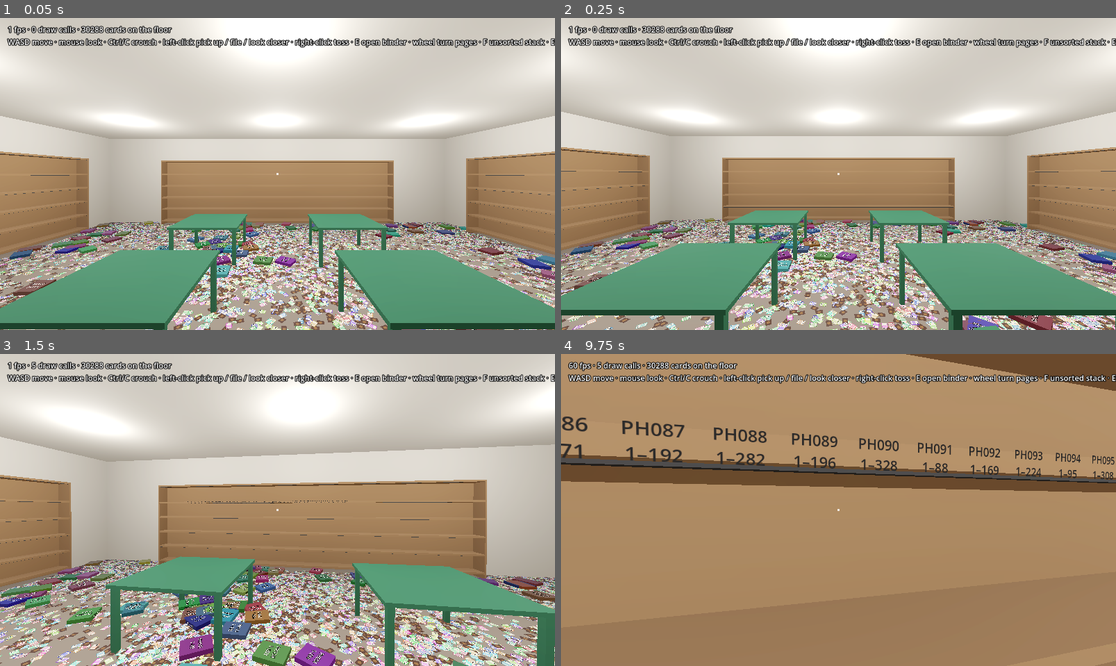
Above: before the commit, frames 1-4 (two rows, left to right).
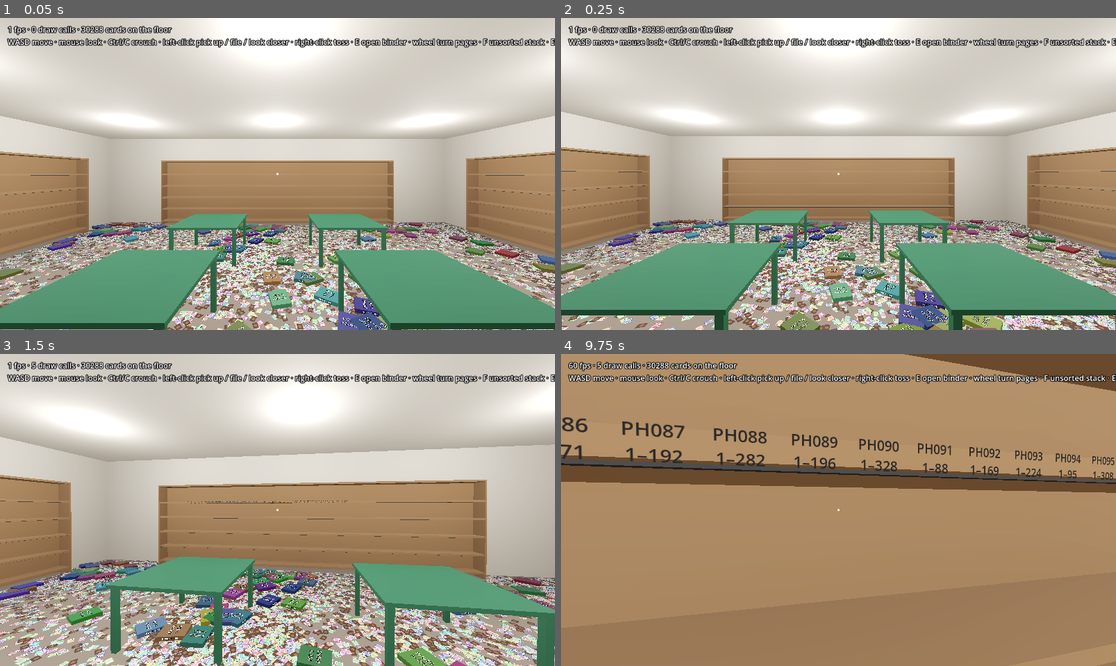
Above: after the commit, the same moments.

Repository: brian-kujawski/cracknstack
Game: Godot game, scene res://scenes/main.tscn
Two runs of this game, one before a commit and one after it. Both use one fixed random seed, a clock stepped at 60 frames per second and the inputs below.
Inputs (mouse positions are in pixels of both pictures, inside the frame that each line leads up to):
- Up to frame 1 (0.05 s): no input
- Up to frame 2 (0.25 s): no input
- Up to frame 3 (1.5 s): tap Enter at 0.5 s; move the mouse to (305, 510) at 0.52 s; hold Ctrl (crouch) 0.53-1.28 s; hold W (move_forward) from 0.53 s (still down); click (305, 510) at 0.67 s; move the mouse to (249, 510) at 1.27 s; tap Mouse wheel down (flip_next) at 1.35 s
- Up to frame 4 (9.75 s): move the mouse to (849, 503) at 2.02 s; hold Mouse wheel up (flip_previous) 2.03-2.78 s; move the mouse to (832, 516) at 2.77 s; tap E (interact) at 2.85, 8.85 s; click (832, 516) at 2.92 s; tap Space at 3.5, 5, 8.75 s; move the mouse to (877, 513) at 3.52 s; hold F (stack_card) 3.53-4.28 s; tap Enter at 4.25, 5.75 s; move the mouse to (794, 506) at 4.27 s; right-click (794, 506) at 4.35 s; move the mouse to (844, 510) at 5.02 s; press the mouse at (844, 510) at 5.03 s; move the mouse to (816, 503) at 5.77 s; release W (move_forward) at 5.78 s; release the mouse at (816, 503) at 5.78 s; hold D (move_right) 5.78-6.53 s; tap C at 5.85 s; move the mouse to (866, 510) at 6.52 s; hold Ctrl (crouch) 6.53-7.28 s; hold W (move_forward) 6.53-8.78 s; move the mouse to (810, 510) at 7.27 s; tap Mouse wheel down (flip_next) at 7.35 s; click (810, 510) at 7.42 s; move the mouse to (849, 503) at 8.02 s; hold Mouse wheel up (flip_previous) 8.03-8.78 s; move the mouse to (832, 516) at 8.77 s; hold A (move_left) 8.78-9.53 s; move the mouse to (877, 513) at 9.52 s; hold W (move_forward) from 9.53 s (still down); hold F (stack_card) from 9.53 s (still down); click (877, 513) at 9.67 s

The runs differ from the first frame. In frame 1, 13% of the frame differs, in the area x 0-100%, y 65-100%; in frame 2, 14%; in frame 3, 18%; in frame 4, 2.0%.

Commit message:
Keep cards and binders clear of walls, shelves and table legs
Everything on the floor is now checked by its whole footprint, not its
centre (PileGenerator.footprint_clear, a separating-axis test against each
obstacle rectangle and the walls):

- spawning: cards and binders are only scattered onto clear spots; binders
  get room to open where they lie;
- tossing: a tossed card bounces softly off walls and furniture (it looks
  half a card ahead, so its edge bounces, not its centre), and PileWorld.drop
  moves anything landing in a bad spot to the nearest clear one;
- setting down: binders and new unsorted stacks on the floor are nudged
  clear the same way; gap fill skips a slide that would end in an obstacle.

Table legs are now obstacles; the space under a table top stays open.

Co-Authored-By: Claude Opus 5.5 (1M context) <noreply@anthropic.com>
Claude-Session: https://claude.ai/code/session_01XriCK6nwsqt65rJRbfvyZg

Diff:
--- a/scripts/binders/binder.gd
+++ b/scripts/binders/binder.gd
@@ -20,6 +20,9 @@
 ## Page and pocket grid, in metres (keep in step with binder_page.gdshader).
 const PAGE := Vector2(0.24, 0.31)
 const CELL := Vector2(0.074, 0.099)
+## Half the floor footprint when open (two covers side by side). Binders are
+## only put down where there's room for this, so they can always be opened.
+const OPEN_HALF_FOOTPRINT := Vector2(COVER.x, COVER.y / 2)
 ## Height of the page surface when the binder lies open.
 const OPEN_HEIGHT := 0.012
 const CLOSE_AFTER_COMPLETE := 1.2
--- a/scripts/main.gd
+++ b/scripts/main.gd
@@ -17,7 +17,7 @@
 func _ready() -> void:
 	var started := Time.get_ticks_msec()
 	_pile.build(_store.floor_bounds(), _store.obstacles, PILE_SEED)
-	_pile.spawn_binders(_store.obstacles, PILE_SEED)
+	_pile.spawn_binders(PILE_SEED)
 	print("Pile built: %d cards in %d ms" % [CardDatabase.card_count(), Time.get_ticks_msec() - started])
 	_hands.pile = _pile
 	_hands.held_changed.connect(_on_held_changed)
--- a/scripts/pile/pile_generator.gd
+++ b/scripts/pile/pile_generator.gd
@@ -6,11 +6,20 @@
 ## About half the cards land in heaps (where boxes and binders spilled);
 ## the rest spread out following a noise field with a bonus near walls, so
 ## the floor gets deep drifts and thin patches instead of an even carpet.
+##
+## Every placement is checked against the whole footprint, not just its
+## centre: nothing may poke into a wall, a shelf or a table leg. The same
+## check (footprint_clear, nearest_clear) is used whenever anything is put
+## down later.
 
 const MAX_TRIES := 40
 const HEAP_SHARE := 0.5
 const HEAP_COUNT := 8
 const HEAP_RADIUS := Vector2(0.6, 1.3)
+## How far nearest_clear() looks for a clear spot, and in what steps.
+const SEARCH_RADIUS := 1.5
+const SEARCH_STEP := 0.02
+const SEARCH_ANGLES := 16
 
 
 class Placement:
@@ -19,7 +28,10 @@
 	var face_up: bool
 
 
-static func scatter(count: int, bounds: Rect2, obstacles: Array[Rect2], random_seed: int) -> Array[Placement]:
+## Places `count` things with footprint half-size `half_size` (a card by
+## default) inside `bounds`, each clear of every rectangle in `obstacles`.
+static func scatter(count: int, bounds: Rect2, obstacles: Array[Rect2], random_seed: int,
+		half_size := PileWorld.CARD_SIZE / 2) -> Array[Placement]:
 	var rng := RandomNumberGenerator.new()
 	rng.seed = random_seed
 	var noise := FastNoiseLite.new()
@@ -27,27 +39,29 @@
 	noise.frequency = 0.22
 	var heaps: Array[Vector3] = [] # x, z, radius
 	for h in HEAP_COUNT:
-		var center := _sample_position(rng, noise, bounds, obstacles)
+		var center := _sample_position(rng, noise, bounds, obstacles, half_size, 0.0)
 		heaps.append(Vector3(center.x, center.y, rng.randf_range(HEAP_RADIUS.x, HEAP_RADIUS.y)))
 	var placements: Array[Placement] = []
 	placements.resize(count)
 	for i in count:
 		var placement := Placement.new()
+		placement.rotation = rng.randf() * TAU
 		if rng.randf() < HEAP_SHARE:
-			placement.position = _sample_heap(rng, heaps[rng.randi_range(0, heaps.size() - 1)], bounds, obstacles)
+			placement.position = _sample_heap(rng, heaps[rng.randi_range(0, heaps.size() - 1)], bounds, obstacles,
+				half_size, placement.rotation)
 		else:
-			placement.position = _sample_position(rng, noise, bounds, obstacles)
-		placement.rotation = rng.randf() * TAU
+			placement.position = _sample_position(rng, noise, bounds, obstacles, half_size, placement.rotation)
 		placement.face_up = rng.randf() < 0.7
 		placements[i] = placement
 	return placements
 
 
-static func _sample_position(rng: RandomNumberGenerator, noise: FastNoiseLite, bounds: Rect2, obstacles: Array[Rect2]) -> Vector2:
-	var fallback := bounds.get_center()
+static func _sample_position(rng: RandomNumberGenerator, noise: FastNoiseLite, bounds: Rect2, obstacles: Array[Rect2],
+		half_size: Vector2, rotation_y: float) -> Vector2:
+	var fallback := nearest_clear(bounds.get_center(), half_size, rotation_y, bounds, obstacles)
 	for attempt in MAX_TRIES:
 		var p := Vector2(rng.randf_range(bounds.position.x, bounds.end.x), rng.randf_range(bounds.position.y, bounds.end.y))
-		if _blocked(p, obstacles):
+		if not footprint_clear(p, half_size, rotation_y, bounds, obstacles):
 			continue
 		fallback = p
 		var clump := pow(noise.get_noise_2d(p.x, p.y) * 0.5 + 0.5, 3.0)
@@ -59,16 +73,51 @@
 
 
 ## A point scattered around a heap centre, densest in the middle.
-static func _sample_heap(rng: RandomNumberGenerator, heap: Vector3, bounds: Rect2, obstacles: Array[Rect2]) -> Vector2:
+static func _sample_heap(rng: RandomNumberGenerator, heap: Vector3, bounds: Rect2, obstacles: Array[Rect2],
+		half_size: Vector2, rotation_y: float) -> Vector2:
 	for attempt in MAX_TRIES:
 		var p := Vector2(heap.x, heap.y) + Vector2(rng.randfn(0.0, heap.z * 0.5), rng.randfn(0.0, heap.z * 0.5))
-		if bounds.has_point(p) and not _blocked(p, obstacles):
+		if footprint_clear(p, half_size, rotation_y, bounds, obstacles):
 			return p
-	return Vector2(heap.x, heap.y)
+	return nearest_clear(Vector2(heap.x, heap.y), half_size, rotation_y, bounds, obstacles)
 
 
-static func _blocked(p: Vector2, obstacles: Array[Rect2]) -> bool:
+## True if a rectangle (centre p, half size, turned by rotation_y the same
+## way as PileWorld's cards) lies wholly inside `bounds` and overlaps none of
+## `obstacles`.
+static func footprint_clear(p: Vector2, half_size: Vector2, rotation_y: float, bounds: Rect2, obstacles: Array[Rect2]) -> bool:
+	# The footprint's own axes, as in PileWorld._rotated().
+	var u := Vector2(cos(rotation_y), -sin(rotation_y))
+	var v := Vector2(sin(rotation_y), cos(rotation_y))
+	var reach := Vector2(absf(u.x) * half_size.x + absf(v.x) * half_size.y, absf(u.y) * half_size.x + absf(v.y) * half_size.y)
+	if p.x - reach.x < bounds.position.x or p.x + reach.x > bounds.end.x \
+			or p.y - reach.y < bounds.position.y or p.y + reach.y > bounds.end.y:
+		return false
 	for rect in obstacles:
-		if rect.has_point(p):
-			return true
-	return false
+		var half := rect.size / 2
+		var d := rect.get_center() - p
+		# Separating axes: the world axes, then the footprint's own two.
+		if absf(d.x) >= reach.x + half.x or absf(d.y) >= reach.y + half.y:
+			continue
+		if absf(d.dot(u)) >= half_size.x + absf(u.x) * half.x + absf(u.y) * half.y:
+			continue
+		if absf(d.dot(v)) >= half_size.y + absf(v.x) * half.x + absf(v.y) * half.y:
+			continue
+		return false
+	return true
+
+
+## The clear spot closest to p for this footprint (p itself if it's clear),
+## searched in rings out to SEARCH_RADIUS. Falls back to p if nothing nearby
+## is clear.
+static func nearest_clear(p: Vector2, half_size: Vector2, rotation_y: float, bounds: Rect2, obstacles: Array[Rect2]) -> Vector2:
+	if footprint_clear(p, half_size, rotation_y, bounds, obstacles):
+		return p
+	for ring in range(1, int(SEARCH_RADIUS / SEARCH_STEP) + 1):
+		var radius := ring * SEARCH_STEP
+		for a in SEARCH_ANGLES:
+			var q := p + Vector2.from_angle(TAU * a / SEARCH_ANGLES) * radius
+			if footprint_clear(q, half_size, rotation_y, bounds, obstacles):
+				return q
+	push_warning("PileGenerator: no clear spot within %.1f m of %s" % [SEARCH_RADIUS, p])
+	return p
--- a/scripts/pile/pile_world.gd
+++ b/scripts/pile/pile_world.gd
@@ -26,6 +26,8 @@
 enum State { ON_FLOOR, HELD }
 
 var bounds: Rect2
+## Floor footprints nothing may overlap (walls are the edge of `bounds`).
+var obstacles: Array[Rect2] = []
 ## Every binder in the store, in shelf order (wherever each one is now).
 var binders: Array[Binder] = []
 
@@ -63,8 +65,9 @@
 
 ## Scatters every card in the database over `floor_bounds`, avoiding the
 ## footprints in `obstacles`. Binders are placed separately by spawn_binders().
-func build(floor_bounds: Rect2, obstacles: Array[Rect2], random_seed: int) -> void:
+func build(floor_bounds: Rect2, floor_obstacles: Array[Rect2], random_seed: int) -> void:
 	bounds = floor_bounds
+	obstacles = floor_obstacles
 	var count := CardDatabase.card_count()
 	_allocate(count)
 	_build_set_lookup()
@@ -86,10 +89,11 @@
 		_rebuild_chunk(c)
 
 
-## Lays each binder volume closed somewhere on top of the pile.
-func spawn_binders(obstacles: Array[Rect2], random_seed: int) -> void:
+## Lays each binder volume closed somewhere on top of the pile, with room to
+## open it where it lies.
+func spawn_binders(random_seed: int) -> void:
 	var ranges := CardDatabase.all_binders()
-	var placements := PileGenerator.scatter(ranges.size(), bounds, obstacles, random_seed + 2)
+	var placements := PileGenerator.scatter(ranges.size(), bounds, obstacles, random_seed + 2, Binder.OPEN_HALF_FOOTPRINT)
 	for i in ranges.size():
 		var binder := Binder.new()
 		binder.setup(ranges[i], CardDatabase.get_set(ranges[i].set_code).accent_color, self)
@@ -145,7 +149,7 @@
 	if _states[id] != State.HELD:
 		return
 	_states[id] = State.ON_FLOOR
-	var p := Vector2(clampf(point.x, bounds.position.x, bounds.end.x), clampf(point.z, bounds.position.y, bounds.end.y))
+	var p := clear_point(Vector2(point.x, point.z), CARD_SIZE / 2, rotation_y)
 	_face_up[id] = 1 if face_up else 0
 	_put_on_floor(id, p, rotation_y)
 	_rebuild_chunk(_chunk_of[id])
@@ -160,6 +164,12 @@
 		_update_instance_custom(previous)
 	if id >= 0:
 		_update_instance_custom(id)
+
+
+## The nearest floor point to p where a footprint (half size, turned by
+## rotation_y) is inside the walls and clear of every obstacle.
+func clear_point(p: Vector2, half_size: Vector2, rotation_y: float) -> Vector2:
+	return PileGenerator.nearest_clear(p, half_size, rotation_y, bounds, obstacles)
 
 
 ## Top of the stack at a floor point (used to rest binders and dropped cards).
@@ -214,7 +224,8 @@
 	for id in neighbours.slice(0, GAP_FILL_MAX_CARDS):
 		var from := _positions[id]
 		var to := from.lerp(Vector3(gap.x, from.y, gap.y), GAP_FILL_PULL)
-		_slides[id] = {"from": from, "to": to, "t": 0.0}
+		if PileGenerator.footprint_clear(Vector2(to.x, to.z), CARD_SIZE / 2, _rotations[id], bounds, obstacles):
+			_slides[id] = {"from": from, "to": to, "t": 0.0}
 
 
 func _allocate(count: int) -> void:
--- a/scripts/pile/tossed_card.gd
+++ b/scripts/pile/tossed_card.gd
@@ -2,12 +2,18 @@
 extends MeshInstance3D
 ## A card the player tossed: a short scripted arc that tumbles mostly end over end
 ## and lands on the pile. Not a physics body (the pile stays klunky): it
-## integrates its own gentle arc, stops dead against anything it hits, and
+## integrates its own gentle arc, bounces softly off walls and furniture, and
 ## when it reaches the top of the pile it hands itself back to PileWorld,
-## face up or down depending on how it landed.
+## face up or down depending on how it landed. PileWorld nudges it clear of
+## anything solid as it lands, so a card never ends up poking into a wall.
 
 const GRAVITY := 9.8
 const AIR_DRAG := 1.2 # per second, horizontal only; keeps the toss soft
+## Share of horizontal speed kept after bouncing off a wall.
+const BOUNCE := 0.35
+## Look this far past the card's centre for walls (half a card's diagonal),
+## so its edge, not its centre, is what bounces.
+const EDGE_REACH := 0.055
 
 var card_id: int
 var pile: PileWorld
@@ -40,18 +46,23 @@
 	velocity.z = horizontal.y
 	var to := from + velocity * delta
 
-	# Anything solid in the way (wall, shelf, table) stops the card's forward
-	# travel; it just drops from there.
-	var query := PhysicsRayQueryParameters3D.create(from, to)
+	# Anything solid in the way (wall, shelf, table leg) bounces the card
+	# back softly; it stays where it is this step.
+	var heading := Vector3(velocity.x, 0, velocity.z).normalized() * EDGE_REACH
+	var query := PhysicsRayQueryParameters3D.create(from, to + heading)
 	query.exclude = exclude
 	query.collision_mask = 1 # the store itself, not binders or stacks
 	var hit := get_world_3d().direct_space_state.intersect_ray(query)
 	if not hit.is_empty() and hit.normal.y < 0.7:
-		velocity.x = 0.0
-		velocity.z = 0.0
-		to = Vector3(from.x, to.y, from.z) + hit.normal * 0.01
+		var wall := Vector2(hit.normal.x, hit.normal.z).normalized()
+		var across := Vector2(velocity.x, velocity.z)
+		if across.dot(wall) < 0.0:
+			across = across.bounce(wall) * BOUNCE
+		velocity.x = across.x
+		velocity.z = across.y
+		to = Vector3(from.x, to.y, from.z)
 	elif not hit.is_empty():
-		_land(hit.position)
+		_land(Vector3(to.x, hit.position.y, to.z))
 		return
 
 	global_position = to
--- a/scripts/player/hands.gd
+++ b/scripts/player/hands.gd
@@ -195,7 +195,8 @@
 		var stack := UnsortedStack.new()
 		stack.setup(pile)
 		pile.add_child(stack)
-		stack.place(_aim_point, _yaw_facing_player(_aim_point), _aim == Aim.FLOOR)
+		var yaw := _yaw_facing_player(_aim_point)
+		stack.place(_clear_of_obstacles(_aim_point, PileWorld.CARD_SIZE / 2, yaw), yaw, _aim == Aim.FLOOR)
 		stack.push(held_card_id)
 	else:
 		return
@@ -211,7 +212,8 @@
 
 
 func _set_binder_down() -> void:
-	carried_binder.put_down(pile, _aim_point, _yaw_facing_player(_aim_point), _aim == Aim.FLOOR)
+	var yaw := _yaw_facing_player(_aim_point)
+	carried_binder.put_down(pile, _clear_of_obstacles(_aim_point, Binder.OPEN_HALF_FOOTPRINT, yaw), yaw, _aim == Aim.FLOOR)
 	carried_binder = null
 	held_changed.emit(null, null)
 
@@ -227,6 +229,15 @@
 		var lit := _aim_shelf.is_section_complete(_aim_shelf.shelf_of(_aim_space))
 		FeedbackSounds.play(pile, binder.global_position,
 			FeedbackSounds.Kind.SECTION_COMPLETE if lit else FeedbackSounds.Kind.BINDER_SHELVED)
+
+
+## On the floor, nudges a footprint at `point` clear of walls, shelves and
+## table legs. Table tops are left as aimed.
+func _clear_of_obstacles(point: Vector3, half_size: Vector2, yaw: float) -> Vector3:
+	if _aim != Aim.FLOOR:
+		return point
+	var p := pile.clear_point(Vector2(point.x, point.z), half_size, yaw)
+	return Vector3(p.x, point.y, p.y)
 
 
 ## Turned so its bottom edge (local +z) faces the player.
--- a/scripts/store/store_builder.gd
+++ b/scripts/store/store_builder.gd
@@ -23,8 +23,9 @@
 const TABLE_SIZE := Vector3(1.3, 0.75, 1.3)
 const TABLE_CENTERS := [Vector2(4.6, 2.9), Vector2(7.4, 2.9), Vector2(4.6, 5.3), Vector2(7.4, 5.3)]
 
-## Floor footprints the pile must avoid (the shelves), as x/z rectangles.
-## Tables are left out: cards can end up underneath them.
+## Floor footprints nothing on the floor may overlap (the shelves and the
+## table legs), as x/z rectangles. The space under a table top is open:
+## cards can end up underneath.
 var obstacles: Array[Rect2] = []
 
 var _wall_material := _material(Color(0.86, 0.84, 0.8))
@@ -95,6 +96,7 @@
 		for corner in [Vector2(-1, -1), Vector2(1, -1), Vector2(-1, 1), Vector2(1, 1)]:
 			var leg: Vector2 = center + corner * half
 			_add_solid(Vector3(LEG, TABLE_SIZE.y - TOP, LEG), Vector3(leg.x, (TABLE_SIZE.y - TOP) / 2, leg.y), _table_material)
+			obstacles.append(Rect2(leg - Vector2(LEG, LEG) / 2, Vector2(LEG, LEG)))
 
 
 func _build_lights() -> void:
--- a/tests/test_runner.gd
+++ b/tests/test_runner.gd
@@ -223,8 +223,20 @@
 		pile._process(1.0)
 		cleared += 1
 		id = pile.top_card_at(spot)
-	_check(pile.height_at(spot_2d) < height_before,
-		"a cleared spot drops (%.4f -> %.4f after %d pick-ups)" % [height_before, pile.height_at(spot_2d), cleared])
+	# Brute force: the highest card still on the floor whose footprint
+	# touches the spot's height cell, or the floor itself.
+	var cell := pile._height_index(spot_2d)
+	var expected := 0.0
+	for card in pile._cards_near(spot_2d):
+		if not pile.is_on_floor(card):
+			continue
+		var at := pile.card_position(card)
+		for q in pile._footprint_points(Vector2(at.x, at.z), pile._rotations[card]):
+			if pile._height_index(q) == cell:
+				expected = maxf(expected, at.y)
+	_check(cleared > 0 and is_equal_approx(pile.height_at(spot_2d), expected),
+		"a cleared spot drops to what's left (%.4f before, %.4f after %d pick-ups, expected %.4f)" % [
+			height_before, pile.height_at(spot_2d), cleared, expected])
 
 	# Gap fill keeps the picking grid tidy: one entry per card on the floor.
 	for k in 400:
